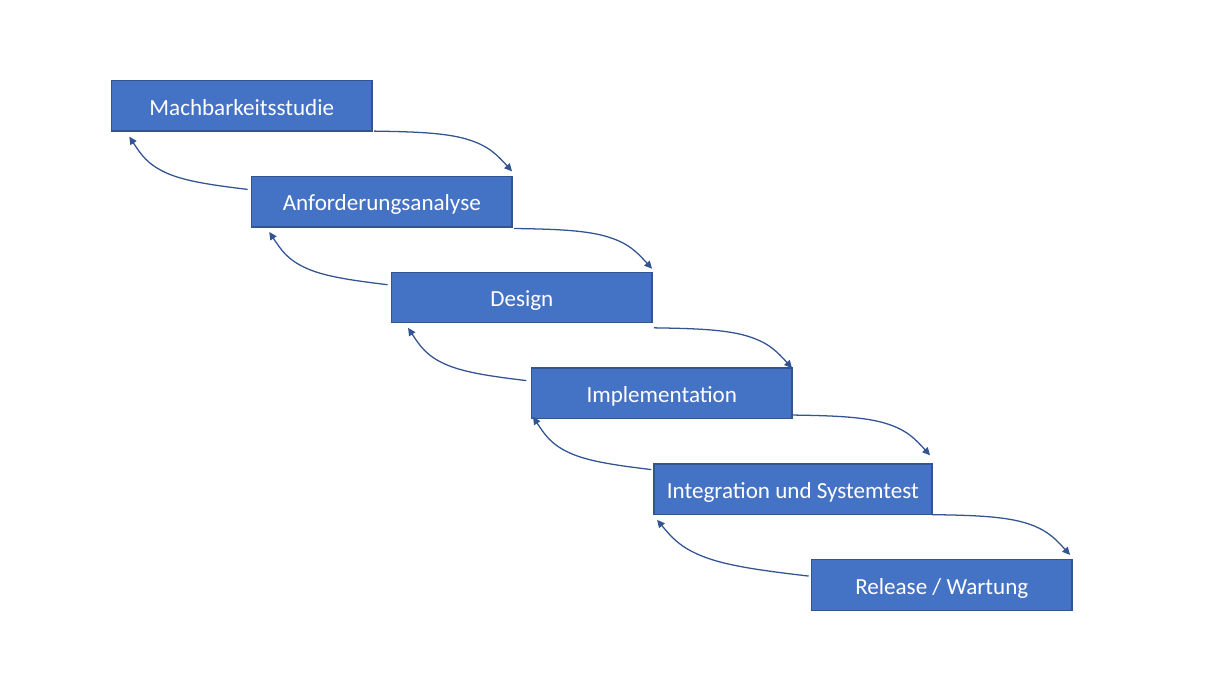
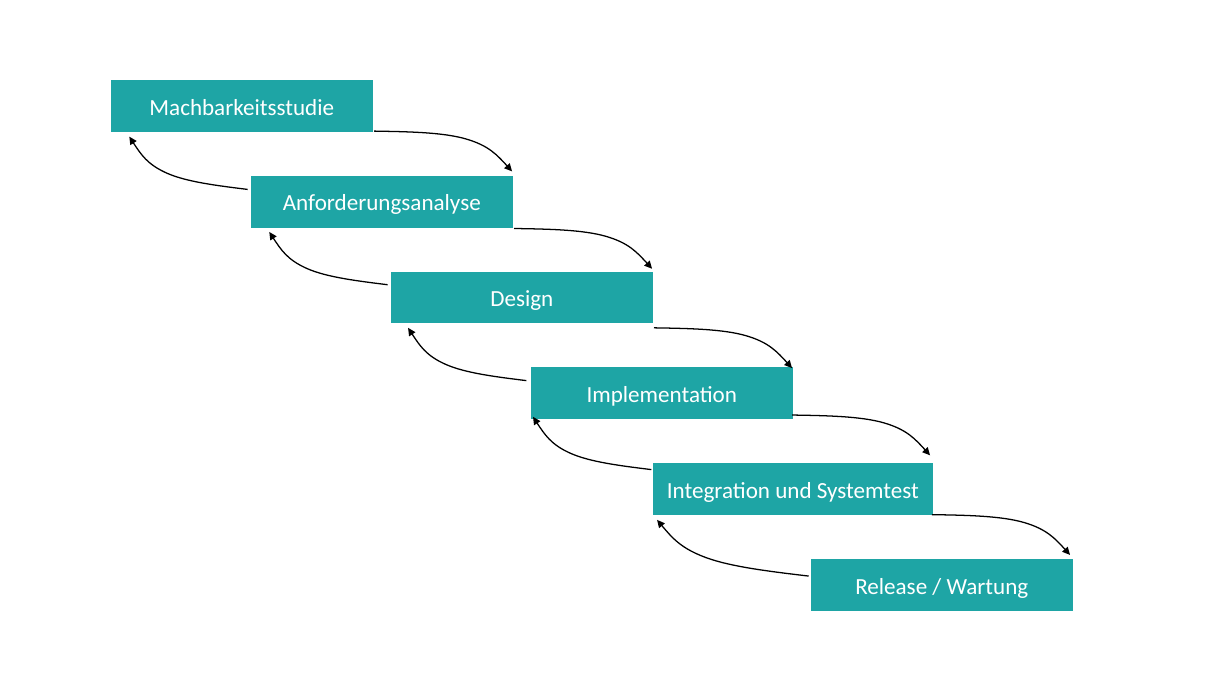
Before and after one commit to unibas-marcelluethi/software-engineering, a slide deck: slide 78 of docs/slides/drawings/graphics.pptx. Drawn at 1232x693 pixels with LibreOffice and Linux fonts; fonts in the diff are those of the drawing. Boxes give left, top, right and bottom in pixels: in the first picture for what was removed or moved away, otherwise in the second. Text is boxed around its words. In the diff, an @@ line names an element or a change of style, - is before the commit and + after.

```diff
--- a/docs/slides/drawings/graphics.pptx
+++ b/docs/slides/drawings/graphics.pptx
@@ outline #325491 1 pt to #000000 1 pt in 10 elements at [374, 131, 512, 172], [514, 228, 652, 269], [654, 328, 792, 369], [792, 415, 930, 456], [933, 515, 1070, 555], [529, 417, 655, 470], [404, 328, 530, 381], [265, 232, 392, 285], [125, 137, 251, 190], [653, 520, 813, 576] @@
@@ fill #4472C4 to #1EA5A5; outline #325491 1 pt to #1EA5A5 1 pt in 6 elements at [112, 80, 372, 131], [251, 177, 512, 227], [392, 273, 653, 323], [531, 368, 792, 419], [654, 464, 933, 515], [811, 560, 1072, 611] @@
```
Also in this commit, not shown: 5 other slides changed, 13 other files.
